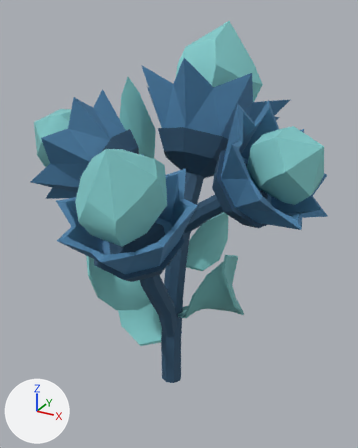
One commit to the FBX model Assets/Models/obj_plant_stg2_crystal.FBX: the scene before it, then after it.
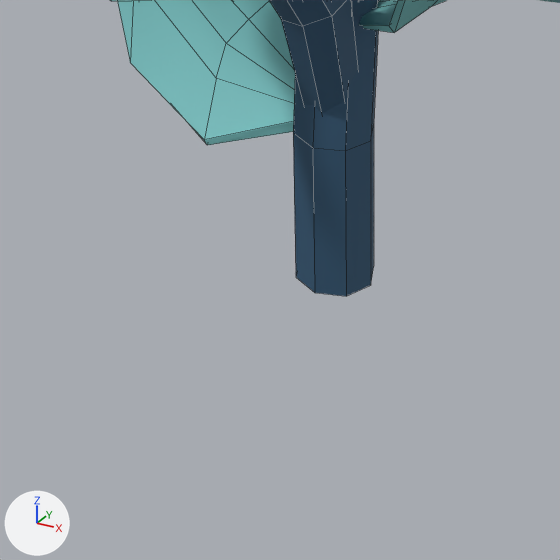
There are two pictures of each version: one whole from a 50 mm lens placed at (0.003054, -0.000168, 0.000944), pointed at (0.00258, 0.000693, 0.000513), one close up on the part from 25% to 63% of the width and 69% to 100% of the height. The lights are fixed; the arrows at lower left show +X, +Y and +Z. The close-ups show mesh edges as thin lines. Where no turn or scale is listed for an object, it has been applied to the vertices.

Before the edit, the objects in view are built like this:
```python
me_mesh = bpy.data.meshes.new('Mesh')
me_mesh.from_pydata(...)  # 882 vertices, 960 faces; spans x -0.000309..0.000309, y -0.000315..0.000336, z 0.000135..0.000915
# faces by material slot: [360, 288, 312]
me_mesh.materials.append(mat_m_crystal)  # cyan #80caca
me_mesh.materials.append(mat_m_plant_crystal)  # blue #4b81aa
me_mesh.materials.append(mat_m_plant_crystal_2)  # dark blue #325673
# before: 137 (0.000003, 0.000008, 0.000135), 138 (-0.000014, 0.000001, 0.000136), 139 (-0.000021, -0.000015, 0.000137), 140 (-0.000014, -0.000032, 0.000139) at pixel (295, 277), 141 (0.000003, -0.000039, 0.00014) at pixel (314, 292)
# before: 142 (0.000019, -0.000032, 0.000139) at pixel (346, 296), 143 (0.000026, -0.000015, 0.000137) at pixel (370, 285), 144 (0.000019, 0.000001, 0.000136) at pixel (373, 266)
ob_obj_plant_stg2_crystal = bpy.data.objects.new('obj_plant_stg2_crystal', me_mesh)
ob_obj_plant_stg2_crystal.location = (0.002585, 0.000658, 0.0)
```
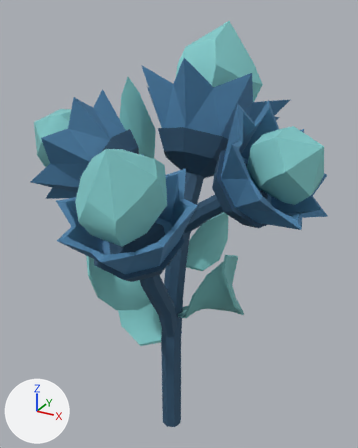
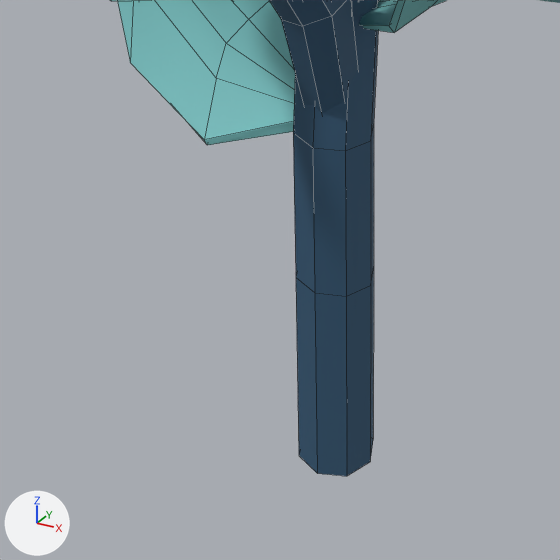
Location of each change, [x1, y1, x2, y2] in pixels of the close-ups (560 x 560 px):
'obj_plant_stg2_crystal', reshaped: before [111, 0, 560, 296]; after [111, 0, 560, 476]
part 1 of me_mesh, added (blue): after [296, 268, 374, 476]

The change, as a diff of the scene's bpy script:
```diff
--- a/Assets/Models/obj_plant_stg2_crystal.FBX.py
+++ b/Assets/Models/obj_plant_stg2_crystal.FBX.py
@@ me_mesh @@
 me_mesh.from_pydata(...)  # 882 vertices, 960 faces; spans x -0.000309..0.000309, y -0.000315..0.000336, z 0.000135..0.000915
 # used by ob_obj_plant_stg2_crystal; location = (0.002585, 0.000658, 0.0)
 # verts and faces of me_mesh; kept vertices keep their numbers, new ones are numbered from 882
+# me_mesh part 1
+verts[882] = (0.000003, 0.000008, 0.000002)
+verts[883] = (-0.000014, 0.000001, 0.000002)
+verts[884] = (-0.000021, -0.000015, 0.000002)
+verts[885] = (-0.000014, -0.000032, 0.000002)  # pixel (298, 455)
+verts[886] = (0.000003, -0.000039, 0.000002)  # pixel (317, 473)
+verts[887] = (0.000019, -0.000032, 0.000002)  # pixel (346, 476)
+verts[888] = (0.000026, -0.000015, 0.000002)  # pixel (370, 461)
+verts[889] = (0.000019, 0.000001, 0.000002)  # pixel (373, 439)
+faces += [(137, 882, 883, 138), (138, 883, 884, 139), (139, 884, 885, 140), (140, 885, 886, 141), (141, 886, 887, 142), (142, 887, 888, 143)]  # mat_m_plant_crystal_2 (dark blue #325673)
+faces += [(143, 888, 889, 144), (137, 144, 889, 882)]  # mat_m_plant_crystal_2 (dark blue #325673)
 me_mesh.materials.append(mat_m_crystal)
```
